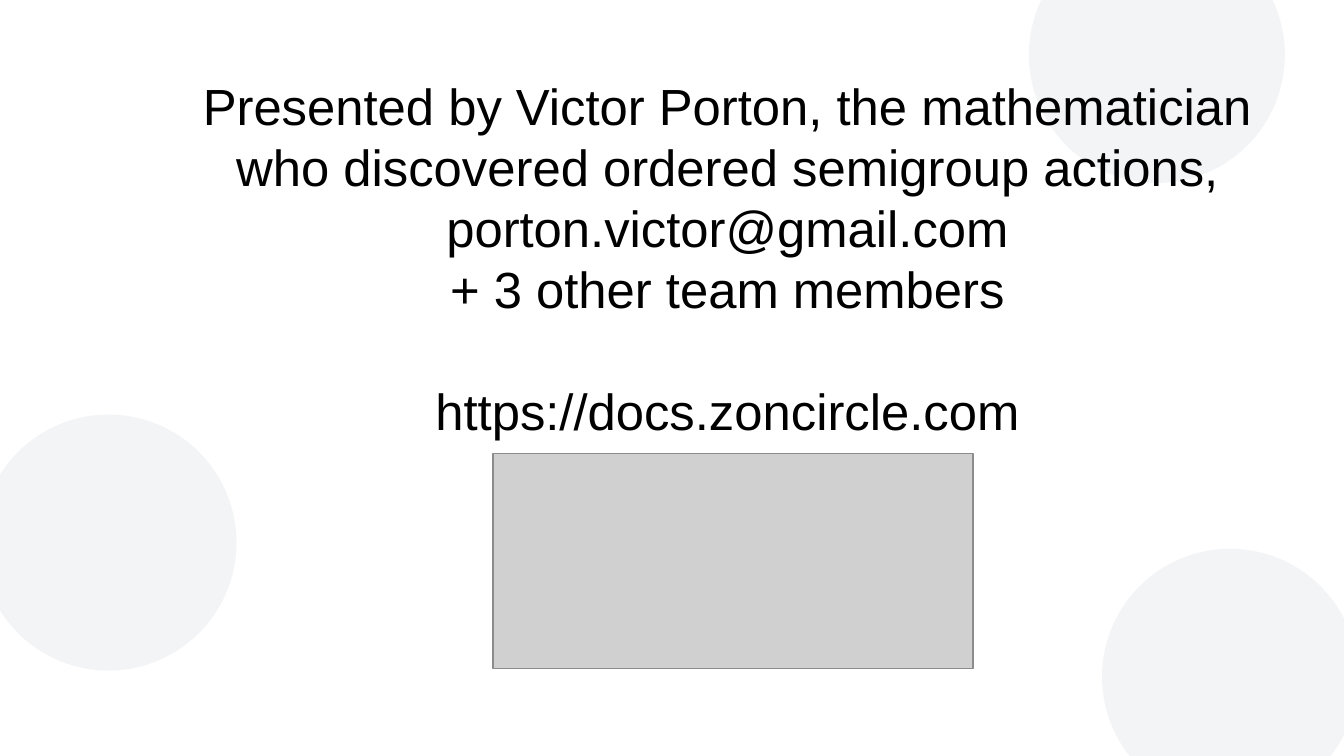
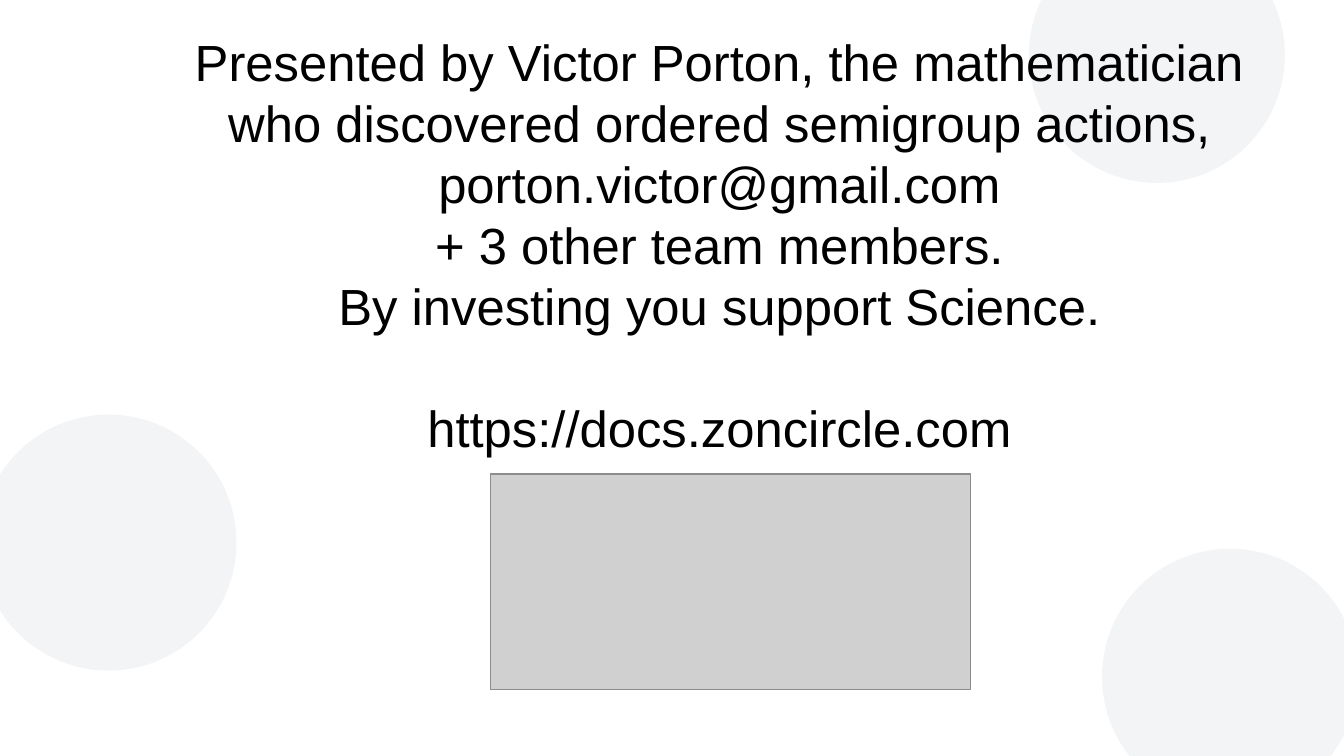
Before and after one commit to vporton/zondirectory2, a slide deck: slide 10 of docs/presentation.odp. Drawn at 1344x756 pixels with LibreOffice and Linux fonts; fonts in the diff are those of the drawing; grey boxes stand for pictures; background and template pictures are left out. Boxes give left, top, right and bottom in pixels: in the first picture for what was removed or moved away, otherwise in the second. Text is boxed around its words. In the diff, an @@ line names an element or a change of style, - is before the commit and + after.

Commit message:
presentation

```diff
--- a/docs/presentation.odp
+++ b/docs/presentation.odp
@@ text "Presented by Victor Porton, the ..." moved from (x1=203, y1=88, x2=1251, y2=440) to (x1=195, y1=44, x2=1243, y2=457) @@
@@ text at (x1=338, y1=227, x2=1100, y2=335): text changed @@
-+ 3 other team members
++ 3 other team members.
+By investing you support Science.
@@ picture moved from (x1=493, y1=454, x2=973, y2=670) to (x1=490, y1=474, x2=971, y2=690) @@
```
Also in this commit, not shown: 1 other slide changed.
